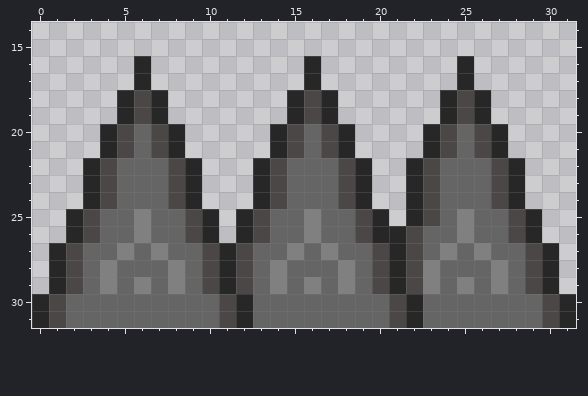
Edited in one commit: pixel-art sprite (Assets/Tilemap/Image Files/Spikes3.png). This is how it looked before the edit.
The file is 256x256 pixels, drawn in blocks of 8x8; one block is one cell here. Shown: x 0..31, y 14..31.
The result:
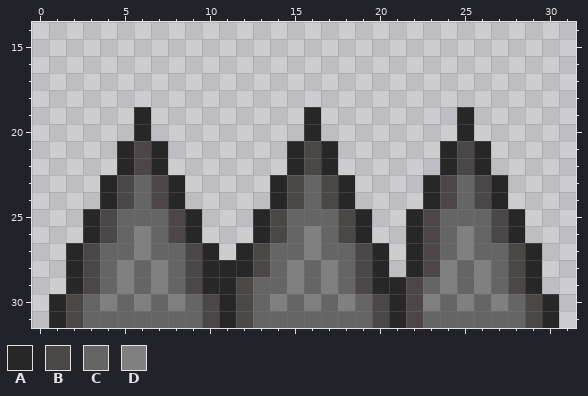
Palette (. is transparent): A #272727  B #4b4747  C #656565  D #808080
Diff:
Changed rows in their new state; - is an unchanged pixel.
first column x 0:
16 ------.---------.--------.------
17 ------.---------.--------.------
18 -----...-------...------...-----
19 -----.A.-------.A.------.A.-----
20 ----..A..-----..A..----..A..----
21 ----.ABA.-----.ABA.----.ABA.----
22 ---..ABA..---..ABA..--..ABA..---
23 ---.AB-BA.---.AB-BA.--.AB-BA.---
24 ---.AB-BA.---.AB-BA.--.AB-BA.---
25 --.AB-C-BA.-.AB-C-BA.----C-BA.--
26 --.AB---BA.-.AB---BA..AB---BA.--
27 -.AB-CDC-BA.AB-CDC-BA.ABCDC-BA.-
28 -.ABCD-DCBA-ABCD-DCBA.ABD-DCBA.-
29 -.ABCDCDCBA---CDCDCBA--CDCDCBA.-
30 .AB-D-D-D-BAB-D-D-D-BABD-D-D-BA.
31 .AB-------BAB-------BAB------BA.
Where, in picture pixels (left, top, right, bottom), the same in both pictures:
changed: (32, 56, 576, 328)
